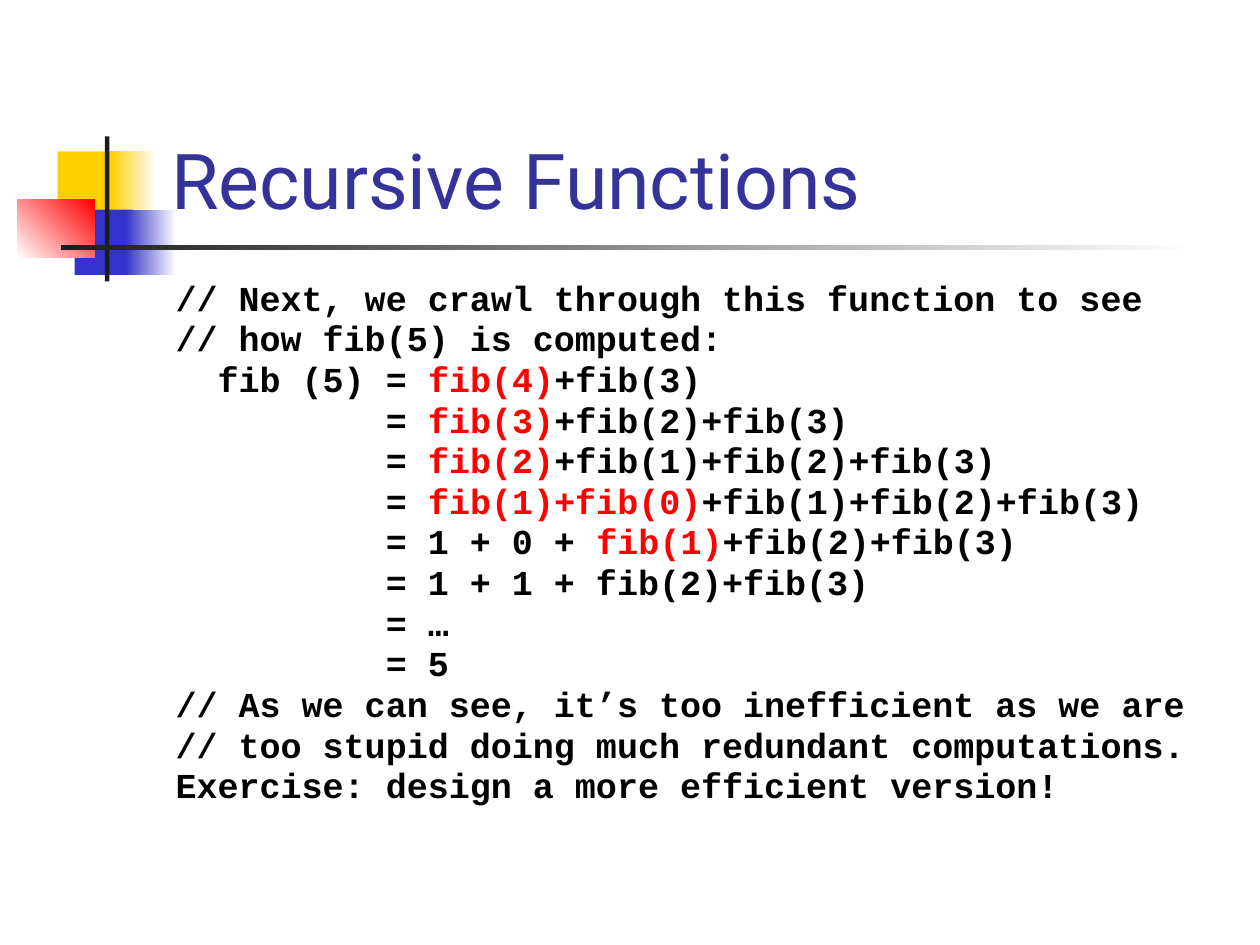
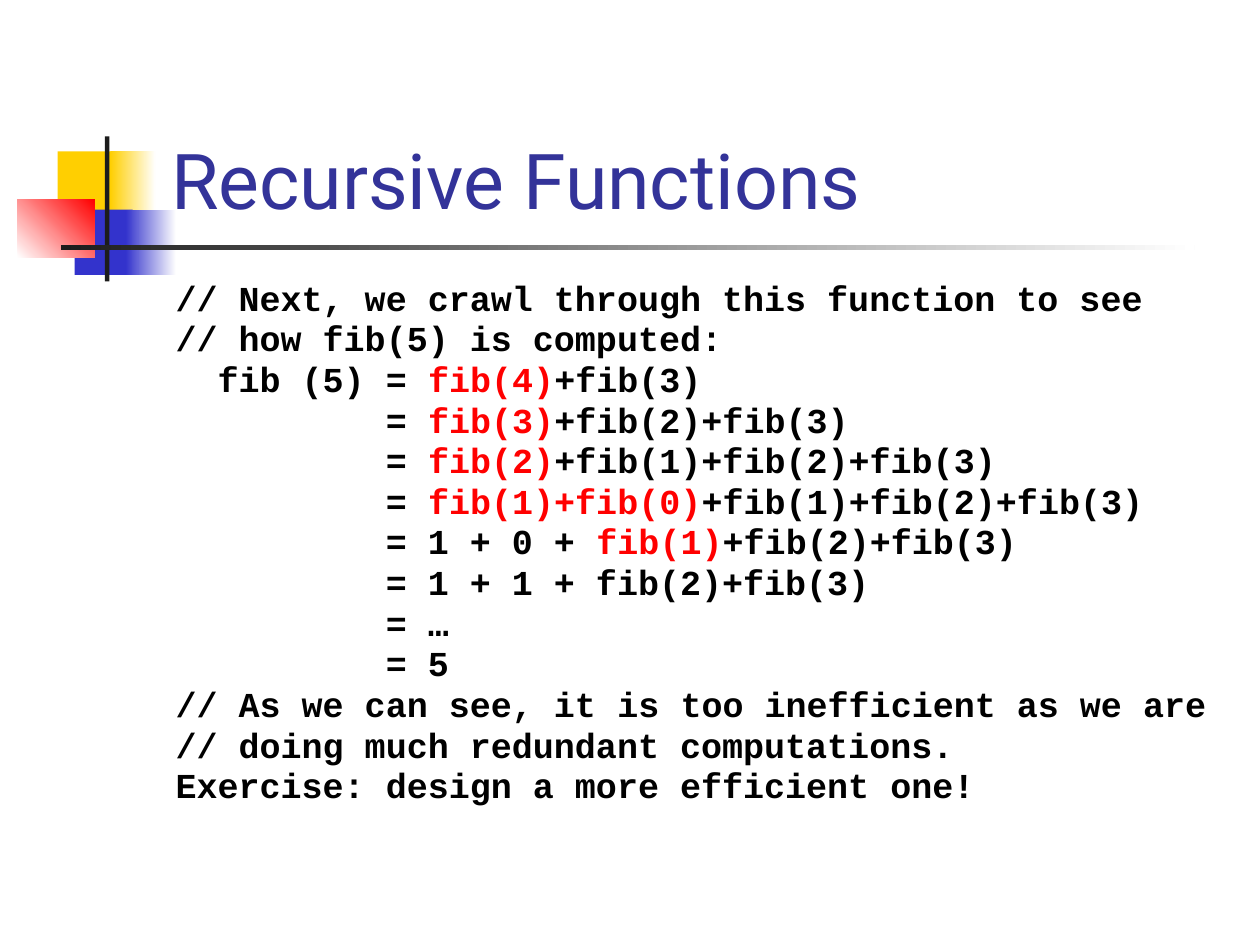
Before and after one commit to csslab-ustc/csslab-ustc.github.io, a slide deck: slide 20 of courses/sysprog/slides/lec05-fun.pptx. Drawn at 1260x945 pixels with LibreOffice and Linux fonts; fonts in the diff are those of the drawing. Boxes give left, top, right and bottom in pixels: in the first picture for what was removed or moved away, otherwise in the second. Text is boxed around its words. In the diff, an @@ line names an element or a change of style, - is before the commit and + after.

```diff
--- a/courses/sysprog/slides/lec05-fun.pptx
+++ b/courses/sysprog/slides/lec05-fun.pptx
@@ text at [176,692,1206,806]: text changed @@
-// As we can see, it’s too inefficient as we are
-// too stupid doing much redundant computations.
-Exercise: design a more efficient version!
+// As we can see, it is too inefficient as we are
+// doing much redundant computations.
+Exercise: design a more efficient one!
```
Also in this commit, not shown: 6 other slides changed, 8 other files.
